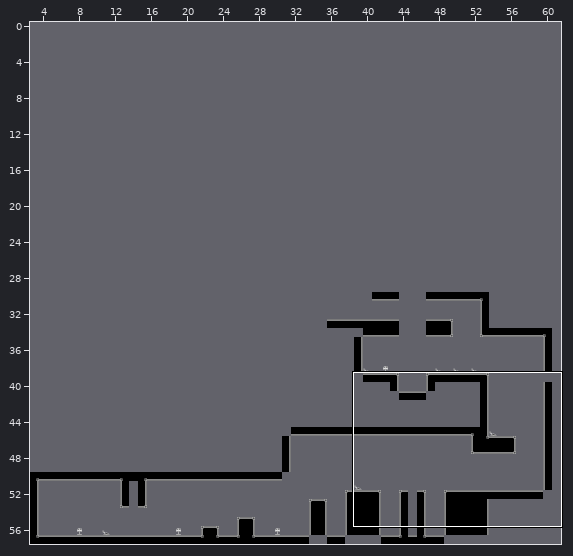
Level history. Tiled map (JSON): deploy/assets/maps/demo_level_tutorial.json. The first picture is a wide view before the edit; the outline marks the close-up.
Close-up. Before the edit:
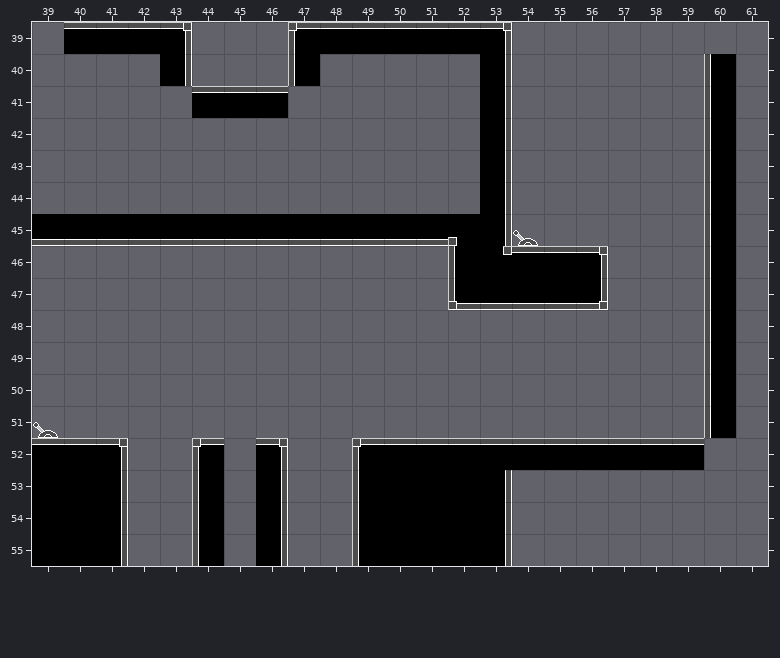
Cells are 32x32 px. Shown: x 39..61, y 39..55. The commit also changed other parts of the map, which this record leaves out.
The result:
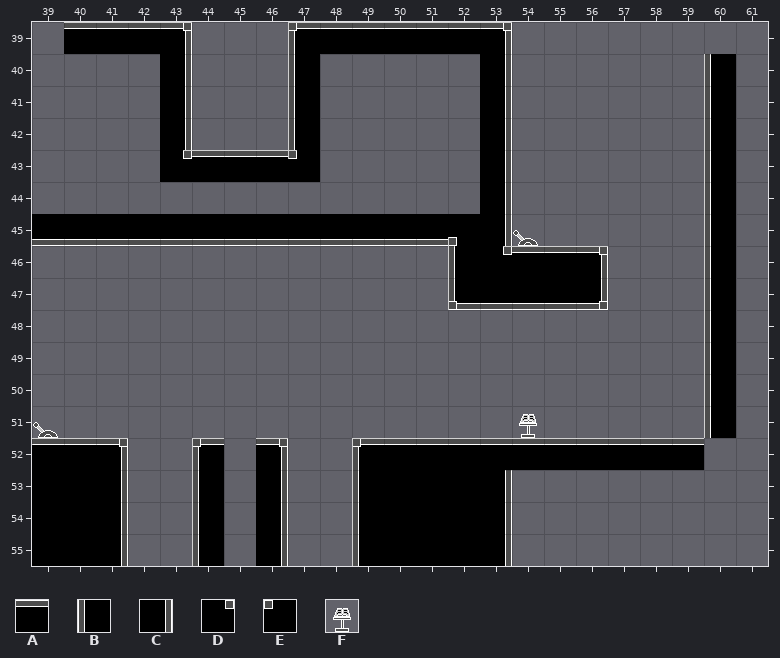
Key: from "Tiles": A 1, B 10, C 12, D 24, E 25, F 40.
_ is an empty cell.
Objects are placed by their top-left corner, in cells (3,4 is the top-left corner of cell 3,4); size is 1x1 cell unless given.
The edit:
Layer "world":
Tile A is added in row 43 at x 44 to 46.
Tile B is added in rows 41 to 42 at x 47.
Tile C is added in rows 41 to 42 at x 43.
Tile D is added in row 43 at x 43.
Tile E is added in row 43 at x 47.
The author cleared tile A in row 41 at x 44 to 46.
Layer "books":
A new object: F at 54,51.
Pixel boxes of the changes (left, top, right, bottom) in both close-ups:
changed: (160, 86, 320, 182)
added: (519, 414, 537, 438)
